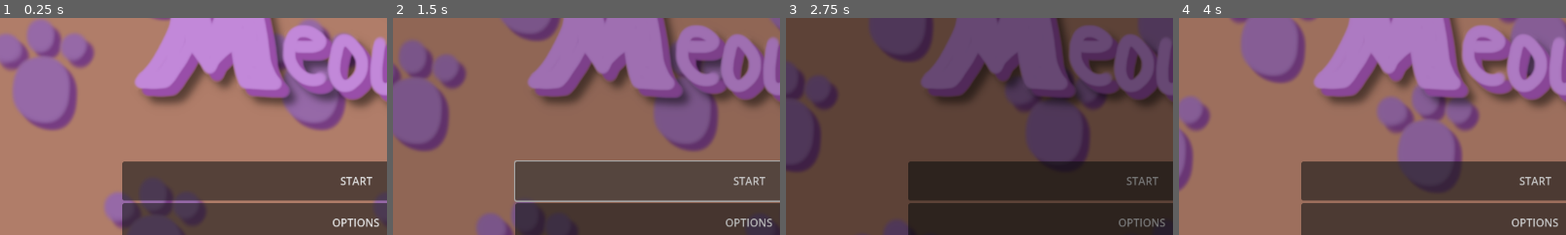
Above: before the commit, frames 1-4 (left to right).
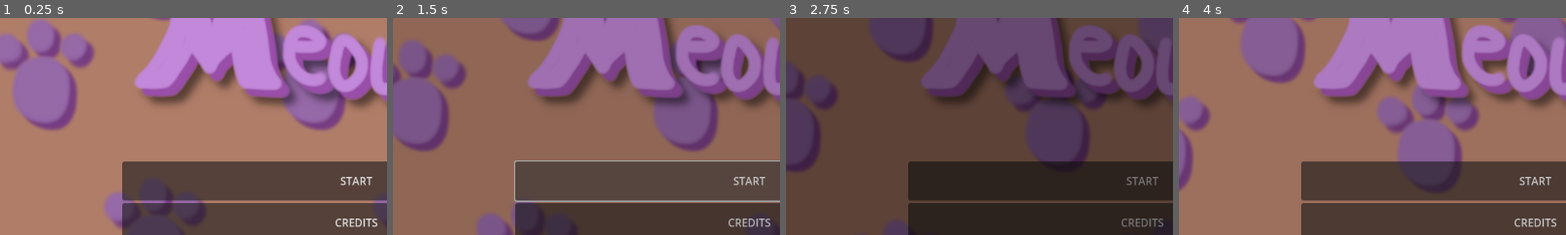
Above: after the commit, the same moments.

Repository: purpletissuebox/get-clean-meow
Game: Godot game, scene res://drivers/root/root.tscn
The game is run twice, just before and just after one commit, with the same random seed, the same clock (stepped at 60 frames per second) and the same inputs.
Inputs:
- Up to frame 1 (0.25 s): no input
- Up to frame 2 (1.5 s): click "OPTIONS" (after the commit: "CREDITS") at 0.5 s; click "START" at 1.25 s
- Up to frame 3 (2.75 s): click "START" at 2 s
- Up to frame 4 (4 s): click "START" at 2.75 s
The pictures show only the part of the screen within x 4-54%, y 31-81%; the shares and areas given below are measured in that part.

The runs differ from the first frame. In frame 1, 0.3% of the frame differs, in the area x 85-98%, y 92-97%; in frame 2, 0.3%; in frame 3, 0.3%; in frame 4, 0.3%.

Commit message:
Changed options text to credits

Diff:
--- a/levels/title/mainmenu.tscn
+++ b/levels/title/mainmenu.tscn
@@ -84,7 +84,7 @@
 [node name="Button2" type="Button" parent="MarginContainer/VBoxContainer/HBoxContainer/VBoxContainer"]
 layout_mode = 2
 size_flags_vertical = 3
-text = "OPTIONS"
+text = "CREDITS"
 
 [node name="Button3" type="Button" parent="MarginContainer/VBoxContainer/HBoxContainer/VBoxContainer"]
 layout_mode = 2
